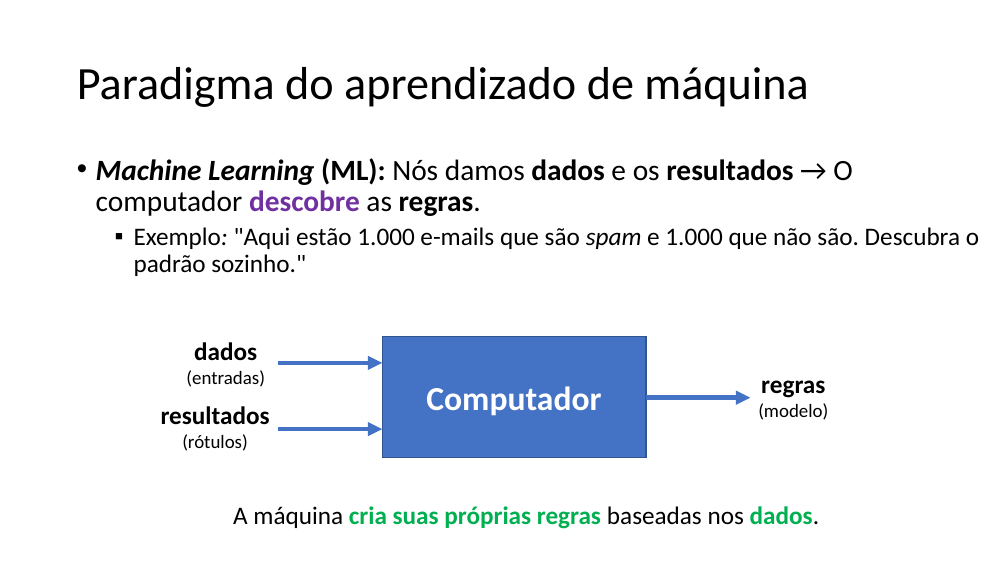
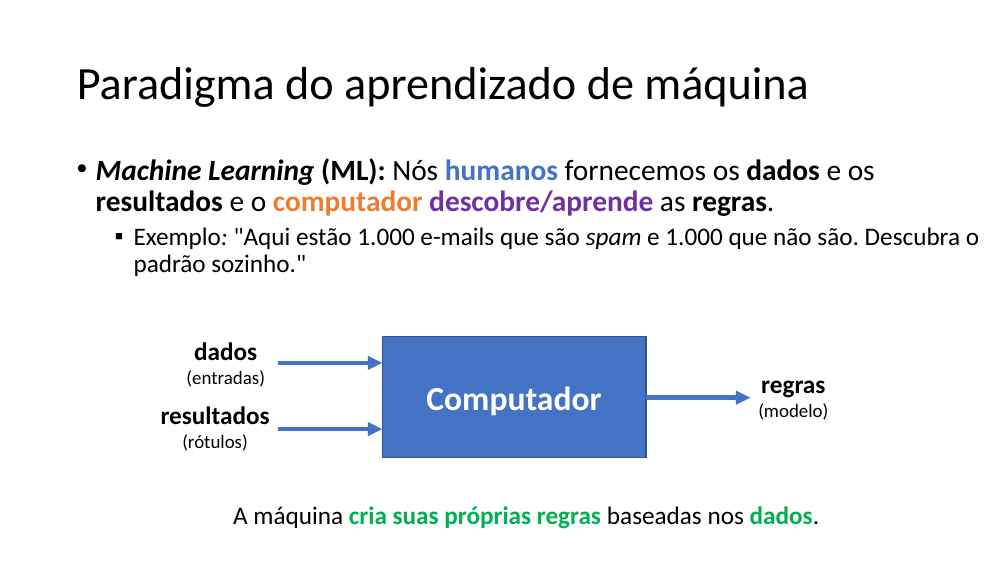
Before and after one commit to zz4fap/c24_inteligencia_artificial, a slide deck: slide 6 of slides/C24_Paradigmas.pptx (slide 5 before the commit). Drawn at 1008x567 pixels with LibreOffice and Linux fonts; fonts in the diff are those of the drawing. Boxes give left, top, right and bottom in pixels: in the first picture for what was removed or moved away, otherwise in the second. Text is boxed around its words. In the diff, an @@ line names an element or a change of style, - is before the commit and + after.

```diff
--- a/slides/C24_Paradigmas.pptx
+++ b/slides/C24_Paradigmas.pptx
@@ text at (x1=96, y1=158, x2=875, y2=216): text changed @@
-• Machine Learning (ML): Nós damos dados e os resultados → O computador descobre as regras.
+• Machine Learning (ML): Nós humanos fornecemos os dados e os resultados e o computador descobre/aprende as regras.
```
Also in this commit, not shown: 3 other slides changed, 1 slide added.
